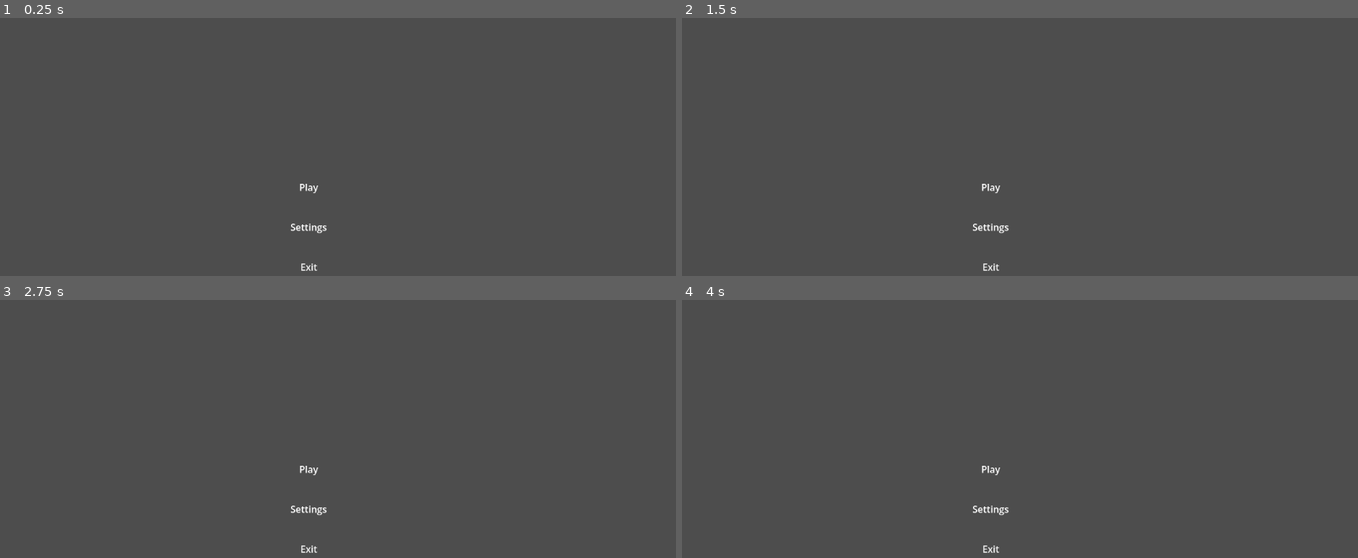
Above: before the commit, frames 1-4 (two rows, left to right).
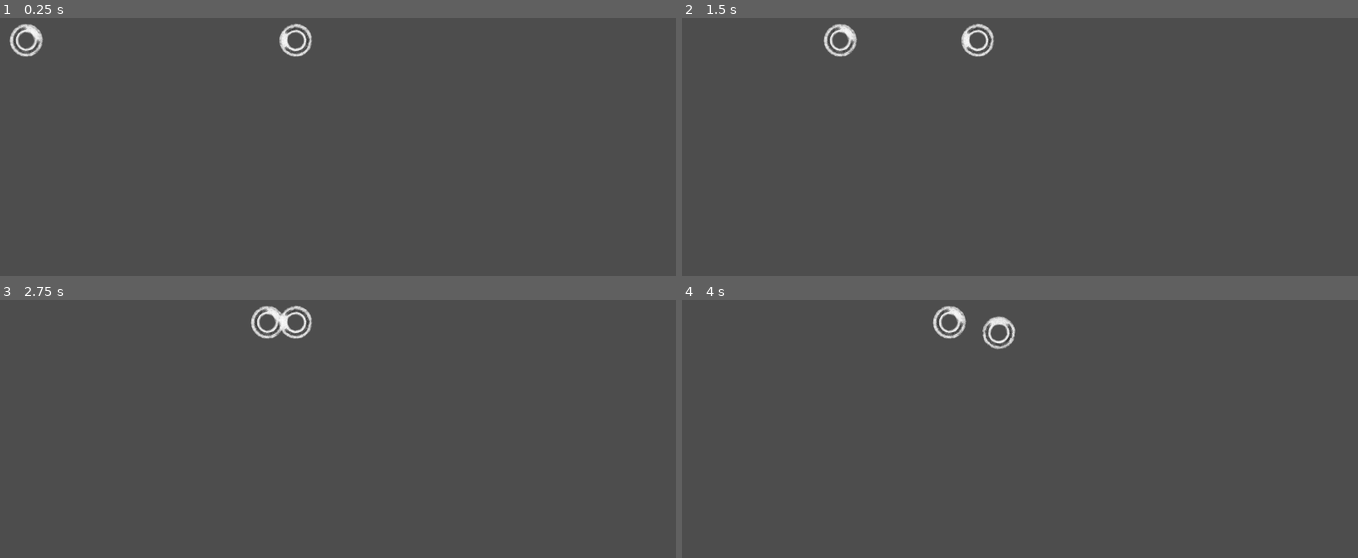
Above: after the commit, the same moments.

Repository: antonkc/global-game-jam-2026
Game: Godot game, scene res://scenes/game.tscn
The game is run twice, just before and just after one commit, with the same random seed, the same clock (stepped at 60 frames per second) and the same inputs.
Inputs:
- Up to frame 1 (0.25 s): no input
- Up to frame 2 (1.5 s): no input
- Up to frame 3 (2.75 s): no input
- Up to frame 4 (4 s): no input

The runs differ from the first frame. In frame 1, 0.8% of the frame differs, in the area x 1-49%, y 2-99%; in frame 2, 0.8%; in frame 3, 0.8%; in frame 4, 0.8%, in the area x 37-50%, y 2-99%.

Commit message:
escena location.atropello esqueleto + funcionalidad parcial

Diff:
--- /dev/null
+++ b/assets/imgs/black_guy.tscn
@@ -0,0 +1,75 @@
+[gd_scene format=3 uid="uid://bx1nwaavjtql0"]
+
+[ext_resource type="Texture2D" uid="uid://br6432fgkxxel" path="res://assets/bitmap_00.png" id="1_j21do"]
+
+[sub_resource type="CapsuleShape2D" id="CapsuleShape2D_j21do"]
+radius = 18.0
+height = 78.0
+
+[sub_resource type="AtlasTexture" id="AtlasTexture_5ijhq"]
+atlas = ExtResource("1_j21do")
+region = Rect2(0, 100, 100, 100)
+
+[sub_resource type="AtlasTexture" id="AtlasTexture_aamv3"]
+atlas = ExtResource("1_j21do")
+region = Rect2(100, 100, 100, 100)
+
+[sub_resource type="AtlasTexture" id="AtlasTexture_j21do"]
+atlas = ExtResource("1_j21do")
+region = Rect2(0, 0, 100, 100)
+
+[sub_resource type="AtlasTexture" id="AtlasTexture_5g3ni"]
+atlas = ExtResource("1_j21do")
+region = Rect2(100, 0, 100, 100)
+
+[sub_resource type="AtlasTexture" id="AtlasTexture_kakqk"]
+atlas = ExtResource("1_j21do")
+region = Rect2(200, 0, 100, 100)
+
+[sub_resource type="AtlasTexture" id="AtlasTexture_1hjv8"]
+atlas = ExtResource("1_j21do")
+region = Rect2(300, 0, 100, 100)
+
+[sub_resource type="SpriteFrames" id="SpriteFrames_1hjv8"]
+animations = [{
+"frames": [{
+"duration": 1.0,
+"texture": SubResource("AtlasTexture_5ijhq")
+}, {
+"duration": 1.0,
+"texture": SubResource("AtlasTexture_aamv3")
+}],
+"loop": true,
+"name": &"floating",
+"speed": 5.0
+}, {
+"frames": [{
+"duration": 1.0,
+"texture": SubResource("AtlasTexture_j21do")
+}, {
+"duration": 1.0,
+"texture": SubResource("AtlasTexture_5g3ni")
+}, {
+"duration": 1.0,
+"texture": SubResource("AtlasTexture_kakqk")
+}, {
+"duration": 1.0,
+"texture": SubResource("AtlasTexture_1hjv8")
+}],
+"loop": true,
+"name": &"idle",
+"speed": 5.0
+}]
+
+[node name="black_guy" type="Node2D" unique_id=339490434]
+
+[node name="CharacterBody2D" type="CharacterBody2D" parent="." unique_id=1269925891]
+
+[node name="CollisionShape2D" type="CollisionShape2D" parent="CharacterBody2D" unique_id=1482317969]
+position = Vector2(0, 4)
+shape = SubResource("CapsuleShape2D_j21do")
+
+[node name="AnimatedSprite2D" type="AnimatedSprite2D" parent="CharacterBody2D" unique_id=824277602]
+sprite_frames = SubResource("SpriteFrames_1hjv8")
+animation = &"idle"
+frame_progress = 0.40375796
--- /dev/null
+++ b/black_guy.tscn
@@ -0,0 +1,75 @@
+[gd_scene format=3 uid="uid://bx1nwaavjtql0"]
+
+[ext_resource type="Texture2D" uid="uid://br6432fgkxxel" path="res://assets/bitmap_00.png" id="1_j21do"]
+
+[sub_resource type="CapsuleShape2D" id="CapsuleShape2D_j21do"]
+radius = 18.0
+height = 78.0
+
+[sub_resource type="AtlasTexture" id="AtlasTexture_5ijhq"]
+atlas = ExtResource("1_j21do")
+region = Rect2(0, 100, 100, 100)
+
+[sub_resource type="AtlasTexture" id="AtlasTexture_aamv3"]
+atlas = ExtResource("1_j21do")
+region = Rect2(100, 100, 100, 100)
+
+[sub_resource type="AtlasTexture" id="AtlasTexture_j21do"]
+atlas = ExtResource("1_j21do")
+region = Rect2(0, 0, 100, 100)
+
+[sub_resource type="AtlasTexture" id="AtlasTexture_5g3ni"]
+atlas = ExtResource("1_j21do")
+region = Rect2(100, 0, 100, 100)
+
+[sub_resource type="AtlasTexture" id="AtlasTexture_kakqk"]
+atlas = ExtResource("1_j21do")
+region = Rect2(200, 0, 100, 100)
+
+[sub_resource type="AtlasTexture" id="AtlasTexture_1hjv8"]
+atlas = ExtResource("1_j21do")
+region = Rect2(300, 0, 100, 100)
+
+[sub_resource type="SpriteFrames" id="SpriteFrames_1hjv8"]
+animations = [{
+"frames": [{
+"duration": 1.0,
+"texture": SubResource("AtlasTexture_5ijhq")
+}, {
+"duration": 1.0,
+"texture": SubResource("AtlasTexture_aamv3")
+}],
+"loop": true,
+"name": &"floating",
+"speed": 5.0
+}, {
+"frames": [{
+"duration": 1.0,
+"texture": SubResource("AtlasTexture_j21do")
+}, {
+"duration": 1.0,
+"texture": SubResource("AtlasTexture_5g3ni")
+}, {
+"duration": 1.0,
+"texture": SubResource("AtlasTexture_kakqk")
+}, {
+"duration": 1.0,
+"texture": SubResource("AtlasTexture_1hjv8")
+}],
+"loop": true,
+"name": &"idle",
+"speed": 5.0
+}]
+
+[node name="black_guy" type="Node2D" unique_id=339490434]
+
+[node name="CharacterBody2D" type="CharacterBody2D" parent="." unique_id=1269925891]
+
+[node name="CollisionShape2D" type="CollisionShape2D" parent="CharacterBody2D" unique_id=1482317969]
+position = Vector2(0, 4)
+shape = SubResource("CapsuleShape2D_j21do")
+
+[node name="AnimatedSprite2D" type="AnimatedSprite2D" parent="CharacterBody2D" unique_id=824277602]
+sprite_frames = SubResource("SpriteFrames_1hjv8")
+animation = &"idle"
+frame_progress = 0.40375796
--- a/project.godot
+++ b/project.godot
@@ -19,6 +19,11 @@
 
 buses/default_bus_layout="uid://beeki3m2s77m1"
 
+[display]
+
+window/size/viewport_width=1920
+window/size/viewport_height=1080
+
 [internationalization]
 
 locale/translations=PackedStringArray("res://assets/lang/en.po", "res://assets/lang/es-ES.po")
--- /dev/null
+++ b/scenes/abuela_crash.gd
@@ -0,0 +1,12 @@
+extends AnimatedSprite2D
+
+
+# Called when the node enters the scene tree for the first time.
+func _ready() -> void:
+	pass # Replace with function body.
+
+
+# Called every frame. 'delta' is the elapsed time since the previous frame.
+func _process(delta: float) -> void:
+	position.x = 900
+	position.y = 180
--- /dev/null
+++ b/scenes/abuela_falling.gd
@@ -0,0 +1,12 @@
+extends AnimatedSprite2D
+
+
+# Called when the node enters the scene tree for the first time.
+func _ready() -> void:
+	pass # Replace with function body.
+
+
+# Called every frame. 'delta' is the elapsed time since the previous frame.
+func _process(delta: float) -> void:
+	position.x = 880
+	position.y = 160
--- /dev/null
+++ b/scenes/atropello.gd
@@ -0,0 +1,32 @@
+extends Node2D
+
+@onready var coche_crash: AnimatedSprite2D = $coche_crash
+@onready var abuela: AnimatedSprite2D = $abuela
+@onready var abuela_falling: AnimatedSprite2D = $abuela_falling
+@onready var abuela_crash: AnimatedSprite2D = $abuela_crash
+
+var timer := 0.0
+
+# Called when the node enters the scene tree for the first time.
+func _ready() -> void:
+	pass # Replace with function body.
+
+# Called every frame. 'delta' is the elapsed time since the previous frame.
+func _process(delta: float) -> void:
+	# Mueve el sprite en el eje x
+	coche_crash.position.x += coche_crash.speed		# avanzar en el eje x
+	coche_crash.position.y = 150		# posición en el eje y
+	abuela.position.x = 840
+	abuela.position.y = 150
+	if coche_crash.position.x == 760:
+		coche_crash.speed = 0.0
+		timer += delta
+		if timer >= 0.3:
+			abuela.visible = false
+		if timer >= 0.8 && timer < 1.3:
+			abuela_falling.visible = true
+		if timer >= 1.3 && timer < 1.8:
+			abuela_falling.visible = false
+			abuela_crash.visible = true
+		if timer >= 2.0:
+			coche_crash.speed = 10.0
--- a/scenes/game.tscn
+++ b/scenes/game.tscn
@@ -5,7 +5,79 @@
 [ext_resource type="PackedScene" uid="uid://cbuqg7q60xka2" path="res://scenes/menus/inventory.tscn" id="3_p57ef"]
 [ext_resource type="PackedScene" uid="uid://c656ccj3d44xu" path="res://scenes/dialog.tscn" id="4_u5sy4"]
 [ext_resource type="PackedScene" uid="uid://jdng8gy7pbo5" path="res://scenes/location.tscn" id="5_gee14"]
+[ext_resource type="Texture2D" uid="uid://dgn0jyu03mral" path="res://assets/imgs/loading.png" id="6_gee14"]
 [ext_resource type="PackedScene" uid="uid://cj07nolh0qk1g" path="res://scenes/menus/game_menu.tscn" id="6_p57ef"]
+[ext_resource type="Script" uid="uid://cglusxm2trbue" path="res://scenes/slide_in_scene.gd" id="6_u5sy4"]
+[ext_resource type="Script" uid="uid://c2nvn5lfwvy6x" path="res://scenes/atropello.gd" id="6_vtaks"]
+[ext_resource type="Script" uid="uid://bjsqd0jfocukr" path="res://scenes/abuela_crash.gd" id="8_0tnpc"]
+[ext_resource type="Script" uid="uid://tqbijymfy85r" path="res://scenes/abuela_falling.gd" id="9_vtaks"]
+
+[sub_resource type="AtlasTexture" id="AtlasTexture_0tnpc"]
+atlas = ExtResource("6_gee14")
+region = Rect2(0, 0, 100, 100)
+
+[sub_resource type="AtlasTexture" id="AtlasTexture_vtaks"]
+atlas = ExtResource("6_gee14")
+region = Rect2(100, 0, 100, 100)
+
+[sub_resource type="SpriteFrames" id="SpriteFrames_kvpfn"]
+animations = [{
+"frames": [{
+"duration": 1.0,
+"texture": SubResource("AtlasTexture_0tnpc")
+}, {
+"duration": 1.0,
+"texture": SubResource("AtlasTexture_vtaks")
+}],
+"loop": true,
+"name": &"default",
+"speed": 5.0
+}]
+
+[sub_resource type="AtlasTexture" id="AtlasTexture_kvpfn"]
+atlas = ExtResource("6_gee14")
+region = Rect2(500, 0, 100, 100)
+
+[sub_resource type="SpriteFrames" id="SpriteFrames_dinhu"]
+animations = [{
+"frames": [{
+"duration": 1.0,
+"texture": SubResource("AtlasTexture_kvpfn")
+}],
+"loop": true,
+"name": &"default",
+"speed": 5.0
+}]
+
+[sub_resource type="AtlasTexture" id="AtlasTexture_dinhu"]
+atlas = ExtResource("6_gee14")
+region = Rect2(600, 0, 100, 100)
+
+[sub_resource type="SpriteFrames" id="SpriteFrames_kvuet"]
+animations = [{
+"frames": [{
+"duration": 1.0,
+"texture": SubResource("AtlasTexture_dinhu")
+}],
+"loop": true,
+"name": &"default",
+"speed": 5.0
+}]
+
+[sub_resource type="AtlasTexture" id="AtlasTexture_trtic"]
+atlas = ExtResource("6_gee14")
+region = Rect2(700, 0, 100, 100)
+
+[sub_resource type="SpriteFrames" id="SpriteFrames_ir15t"]
+animations = [{
+"frames": [{
+"duration": 1.0,
+"texture": SubResource("AtlasTexture_trtic")
+}],
+"loop": true,
+"name": &"default",
+"speed": 5.0
+}]
 
 [node name="Game" type="Node2D" unique_id=742799620]
 script = ExtResource("1_uwrxv")
@@ -21,6 +93,47 @@
 visible = false
 
 [node name="Location" parent="." unique_id=1670313935 instance=ExtResource("5_gee14")]
+
+[node name="stage_background" type="Sprite2D" parent="Location" unique_id=1066139540]
+
+[node name="atropello" type="Node2D" parent="Location/stage_background" unique_id=820692103]
+script = ExtResource("6_vtaks")
+
+[node name="coche_crash" type="AnimatedSprite2D" parent="Location/stage_background/atropello" unique_id=1243296457]
+sprite_frames = SubResource("SpriteFrames_kvpfn")
+frame_progress = 0.54817086
+script = ExtResource("6_u5sy4")
+
+[node name="abuela" type="AnimatedSprite2D" parent="Location/stage_background/atropello" unique_id=418450649]
+sprite_frames = SubResource("SpriteFrames_dinhu")
+
+[node name="abuela_falling" type="AnimatedSprite2D" parent="Location/stage_background/atropello" unique_id=208115546]
+visible = false
+sprite_frames = SubResource("SpriteFrames_kvuet")
+script = ExtResource("9_vtaks")
+
+[node name="abuela_crash" type="AnimatedSprite2D" parent="Location/stage_background/atropello" unique_id=847077771]
+visible = false
+sprite_frames = SubResource("SpriteFrames_ir15t")
+script = ExtResource("8_0tnpc")
+
+[node name="policia1" type="AnimatedSprite2D" parent="Location/stage_background/atropello" unique_id=251259106]
+
+[node name="policia2" type="AnimatedSprite2D" parent="Location/stage_background/atropello" unique_id=1478623845]
+
+[node name="ambulancia" type="AnimatedSprite2D" parent="Location/stage_background/atropello" unique_id=2415604]
+
+[node name="coche_poli" type="AnimatedSprite2D" parent="Location/stage_background/atropello" unique_id=650958198]
+
+[node name="gente" type="AnimatedSprite2D" parent="Location/stage_background/atropello" unique_id=450571285]
+
+[node name="tienda" type="AnimatedSprite2D" parent="Location/stage_background/atropello" unique_id=1103131307]
+
+[node name="Menu" parent="." unique_id=358669565 instance=ExtResource("6_p57ef")]
 visible = false
 
-[node name="Menu" parent="." unique_id=358669565 instance=ExtResource("6_p57ef")]
+[node name="Location_Inicial" type="Node2D" parent="." unique_id=180476403]
+
+[node name="espectadores" type="Sprite2D" parent="Location_Inicial" unique_id=1700318219]
+
+[node name="stage" type="AnimatedSprite2D" parent="Location_Inicial" unique_id=1008023649]
--- /dev/null
+++ b/scenes/slide_in_scene.gd
@@ -0,0 +1,13 @@
+extends AnimatedSprite2D
+
+# Expone la variable en el Inspector del editor
+var speed := 5.0 	# Velocidad de movimiento por pantalla
+
+# Called when the node enters the scene tree for the first time.
+func _ready() -> void:
+	pass
+
+# Called every frame. 'delta' is the elapsed time since
+# the previous frame.
+func _process(delta: float) -> void:
+	pass
Not shown, added: scenes/abuela_crash.gd.uid
Not shown, added: scenes/abuela_falling.gd.uid
Not shown, added: scenes/atropello.gd.uid
Not shown, added: scenes/slide_in_scene.gd.uid
